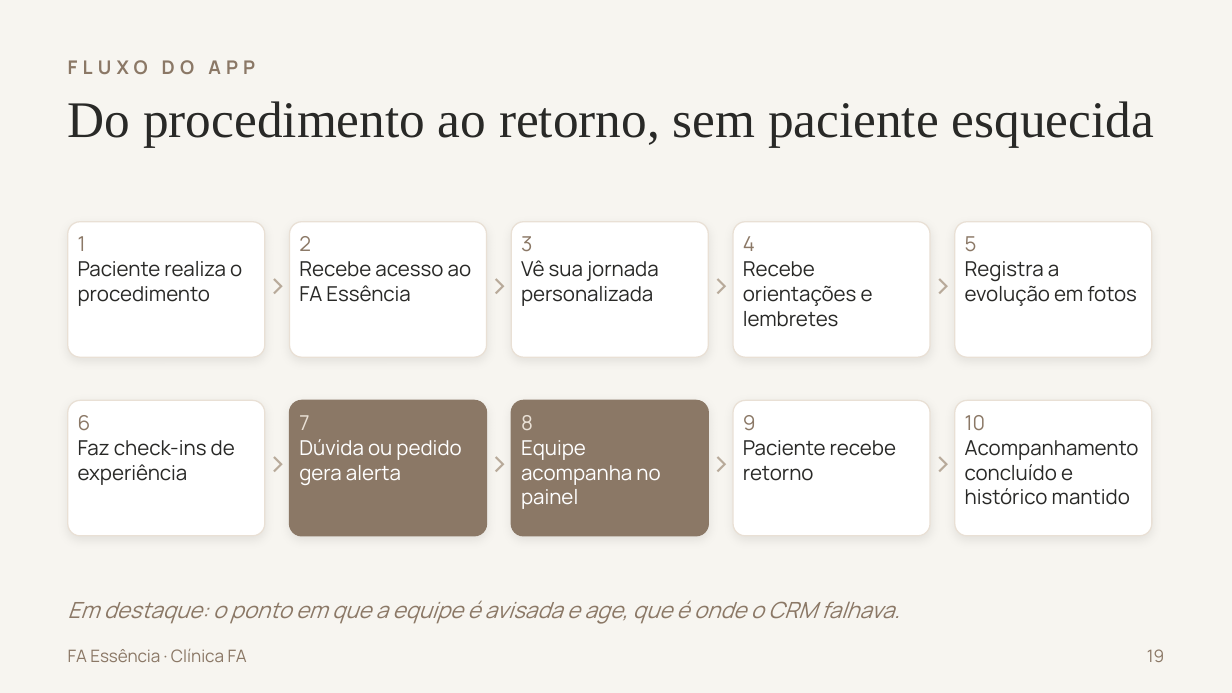
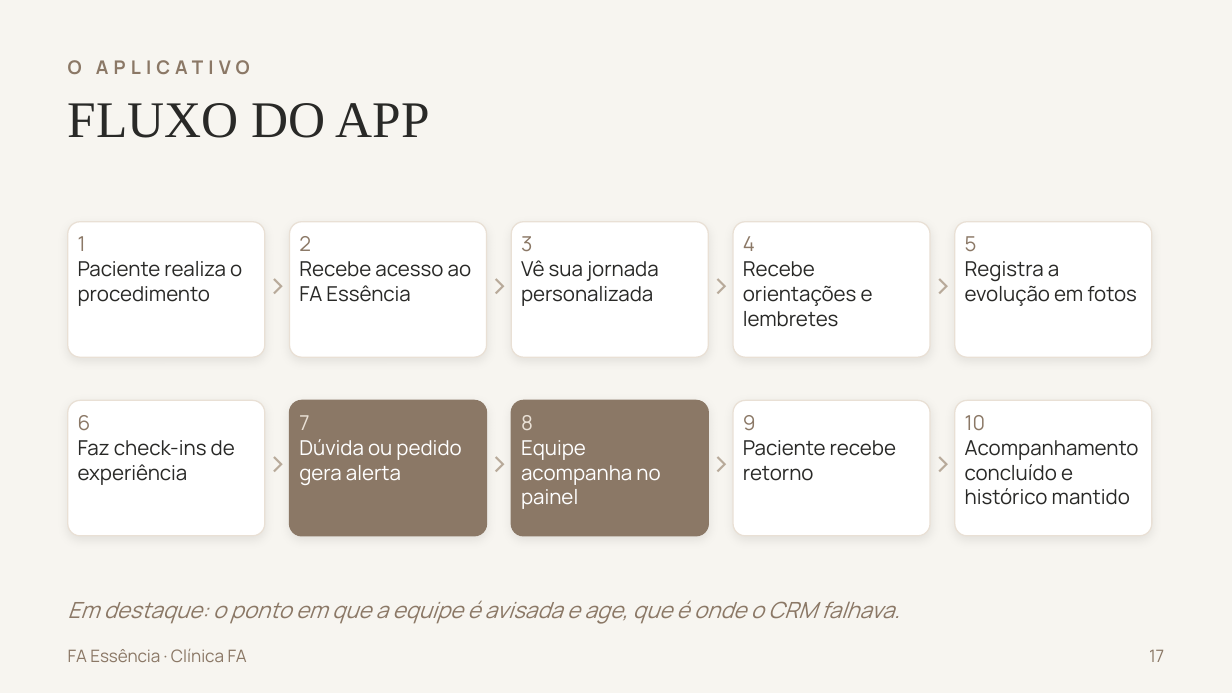
Before and after one commit to joaogstrapa10-cell/strapa.ai, a slide deck: slide 17 of FA-Essencia-Apresentacao.pptx (slide 19 before the commit). Drawn at 1232x693 pixels with LibreOffice and Linux fonts; fonts in the diff are those of the drawing. Boxes give left, top, right and bottom in pixels: in the first picture for what was removed or moved away, otherwise in the second. Text is boxed around its words. In the diff, an @@ line names an element or a change of style, - is before the commit and + after.

```diff
--- a/FA-Essencia-Apresentacao.pptx
+++ b/FA-Essencia-Apresentacao.pptx
@@ text "FLUXO DO APP": place and size @@
-text "FLUXO DO APP" at [68,60,255,74]
+text "FLUXO DO APP" at [68,103,430,138]
@@ text "FLUXO DO APP" at [68,103,430,138]: size 11 to 30 pt, font Manrope to Times New Roman, text colour #8B7866 to #292927, letter spacing 3 to 0 pt, bold off; vertical alignment middle to top @@
@@ text added at [68,60,250,74], 11 pt, text #8B7866, bold @@
+O APLICATIVO
@@ text removed at [68,101,1154,148] @@
-Do procedimento ao retorno, sem paciente esquecida
@@ text at [1149,649,1164,662]: text changed @@
-19
+17
```
Also in this commit, not shown: 18 other slides changed, 5 slides removed, 1 other file.
